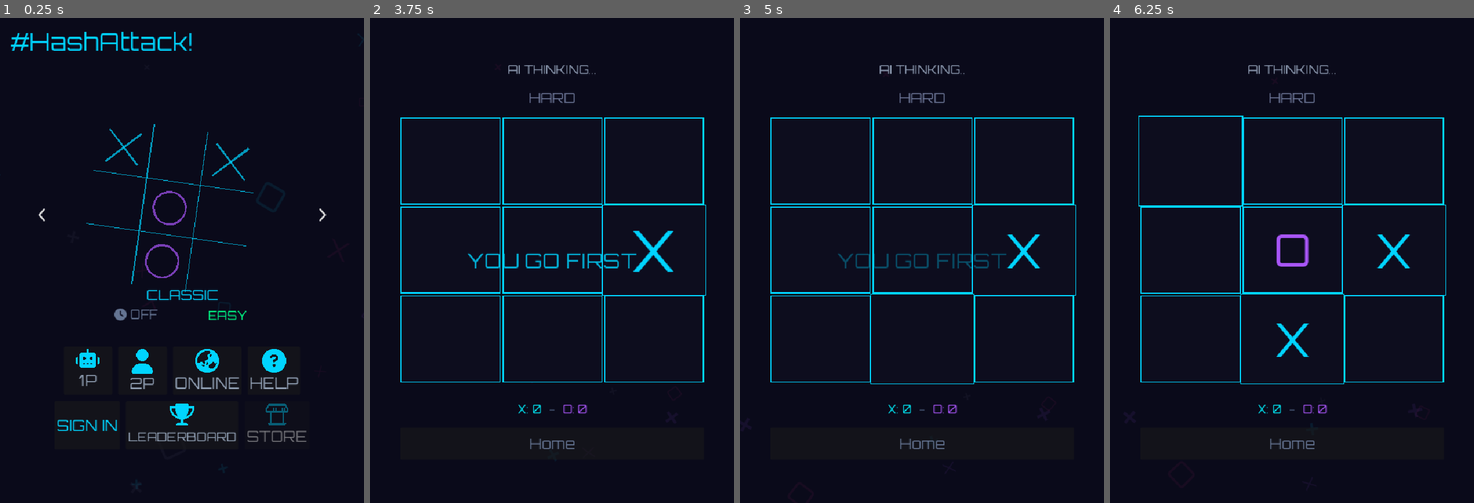
Above: before the commit, frames 1-4 (left to right).
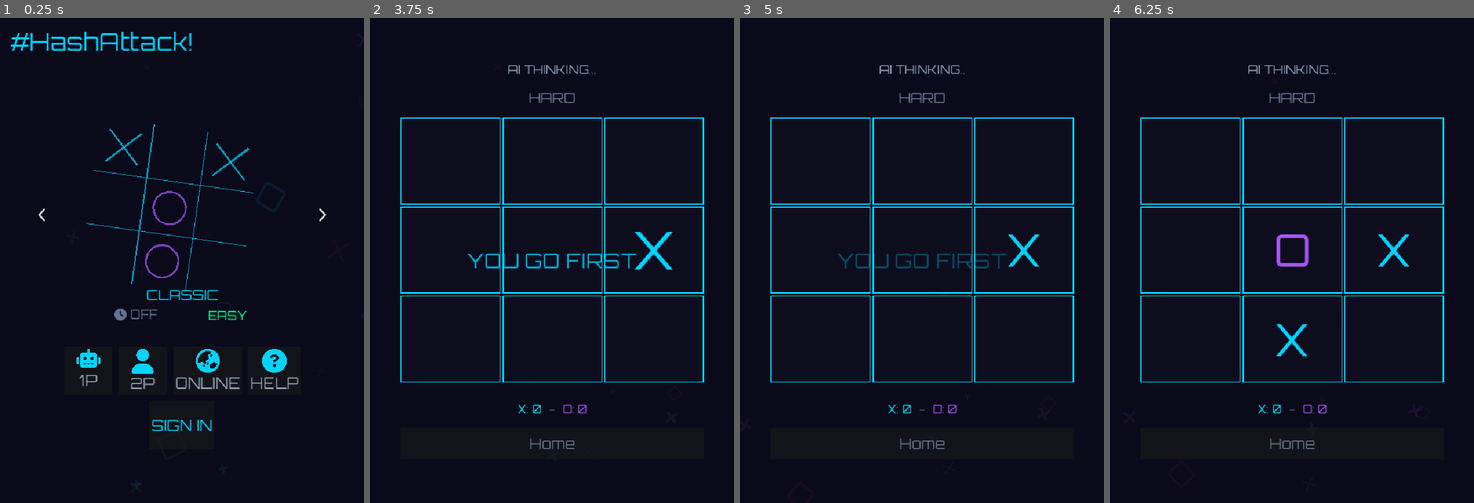
Above: after the commit, the same moments.

Repository: weilies/nexus-arcade
Game: Godot game, scene res://scenes/MainMenu.tscn
Same seed, same stepped clock (60 frames per second), same inputs: the game is played once before the commit and once after it.
Inputs (mouse positions are in pixels of both pictures, inside the frame that each line leads up to):
- Up to frame 1 (0.25 s): no input
- Up to frame 2 (3.75 s): click "2P" at 0.5 s; click "Home" at 1.25 s; click "EASY" at 2 s; click "1P" at 2.75 s; tap Enter at 3.5 s; move the mouse to (632, 236) at 3.52 s; hold Up from 3.53 s (still down); hold Enter from 3.53 s (still down); click (632, 236) at 3.67 s
- Up to frame 3 (5 s): release Up at 4.25 s; release Enter at 4.25 s; drag from (849, 284) to (903, 357) at 4.27 s
- Up to frame 4 (6.25 s): move the mouse to (1328, 153) at 5.02 s; hold Up 5.03-5.75 s; hold Enter 5.03-5.75 s; click (1328, 153) at 5.17 s; drag from (1273, 357) to (1182, 187) at 5.77 s

The runs differ from the first frame. In frame 1, 1.3% of the frame differs, in the area x 15-85%, y 68-88%; in frame 2, 0.6%; in frame 3, 0.9%; in frame 4, 1.5%, in the area x 7-93%, y 20-76%.

Commit message:
fix(hashattack): batch A — remove hover animations, hide store/leaderboard, help drag-scroll
#1 Remove animations:
- ModeTile.gd: drop mouse_entered/exited hover scale tween
- GameBoard.gd: drop _on_cell_hover (cell hover scale tween)
- Mark placement drop-in animation kept (core feedback)

#4 Hide Store + Leaderboard buttons (post-launch features):
- MainMenu.gd _ready: BtnLeaderboard.visible=false, BtnStore.visible=false

#6 Help text drag-to-scroll:
- ScrollContainer gui_input handler tracks mouse drag, updates scroll_vertical
- Handles both InputEventMouseMotion (desktop) and InputEventScreenDrag (touch)
- content Label set to MOUSE_FILTER_PASS so drag events reach ScrollContainer

Diff:
--- a/games/hashattack/scenes/GameBoard.gd
+++ b/games/hashattack/scenes/GameBoard.gd
@@ -164,17 +164,6 @@
 	for i in 9:
 		var cell = $VBoxContainer/Grid.get_child(i)
 		cell.gui_input.connect(_on_cell_input.bind(i))
-		cell.mouse_entered.connect(_on_cell_hover.bind(cell, true))
-		cell.mouse_exited.connect(_on_cell_hover.bind(cell, false))
-
-func _on_cell_hover(cell: Control, entering: bool) -> void:
-	var idx = $VBoxContainer/Grid.get_children().find(cell)
-	if idx < 0 or _state.board[idx] != GameState.Player.NONE:
-		return
-	var tween = create_tween()
-	var target_scale = Vector2(1.05, 1.05) if entering else Vector2.ONE
-	tween.tween_property(cell, "scale", target_scale, 0.1).set_trans(Tween.TRANS_QUAD)
-	cell.pivot_offset = cell.size / 2.0
 
 func _on_cell_input(event: InputEvent, cell_index: int) -> void:
 	if not event is InputEventMouseButton:
--- a/games/hashattack/scenes/MainMenu.gd
+++ b/games/hashattack/scenes/MainMenu.gd
@@ -57,6 +57,9 @@
 	_btn_help.pressed.connect(_on_help)
 	_btn_leaderboard.pressed.connect(_on_leaderboard)
 	_btn_timer.pressed.connect(_on_timer_pressed)
+	# Hide store + leaderboard buttons — deferred to post-launch
+	_btn_leaderboard.visible = false
+	$TileBar/Row2/BtnStore.visible = false
 
 	_btn_left.flat = true
 	_btn_left.text = FA6.icon("chevron-left")
@@ -311,10 +314,11 @@
 	hdr.add_child(close)
 	vbox.add_child(hdr)
 
-	# Scrollable content
+	# Scrollable content (tap-and-drag enabled)
 	var scroll := ScrollContainer.new()
 	scroll.size_flags_vertical = Control.SIZE_EXPAND_FILL
 	scroll.size_flags_horizontal = Control.SIZE_EXPAND_FILL
+	scroll.mouse_filter = Control.MOUSE_FILTER_STOP
 	vbox.add_child(scroll)
 
 	var content := Label.new()
@@ -324,7 +328,24 @@
 	content.autowrap_mode = TextServer.AUTOWRAP_WORD_SMART
 	content.custom_minimum_size = Vector2(480, 0)
 	content.size_flags_horizontal = Control.SIZE_EXPAND_FILL
+	content.mouse_filter = Control.MOUSE_FILTER_PASS
 	scroll.add_child(content)
+
+	# Drag-to-scroll: handle on the ScrollContainer
+	var drag_state := { "active": false, "last_y": 0.0 }
+	scroll.gui_input.connect(func(e: InputEvent):
+		if e is InputEventMouseButton:
+			if e.button_index == MOUSE_BUTTON_LEFT:
+				drag_state["active"] = e.pressed
+				if e.pressed:
+					drag_state["last_y"] = e.position.y
+		elif e is InputEventMouseMotion and drag_state["active"]:
+			var dy: float = e.position.y - float(drag_state["last_y"])
+			scroll.scroll_vertical -= int(dy)
+			drag_state["last_y"] = e.position.y
+		elif e is InputEventScreenDrag:
+			scroll.scroll_vertical -= int(e.relative.y)
+	)
 
 	return popup
 
--- a/games/hashattack/scripts/ModeTile.gd
+++ b/games/hashattack/scripts/ModeTile.gd
@@ -8,8 +8,6 @@
 
 func _ready() -> void:
 	custom_minimum_size = Vector2(TILE_SIZE, TILE_SIZE)
-	mouse_entered.connect(_on_hover)
-	mouse_exited.connect(_on_unhover)
 	_apply_style()
 
 func _apply_style() -> void:
@@ -17,11 +15,3 @@
 	icon_alignment = HORIZONTAL_ALIGNMENT_CENTER
 	vertical_icon_alignment = VERTICAL_ALIGNMENT_TOP
 	alignment = HORIZONTAL_ALIGNMENT_CENTER
-
-func _on_hover() -> void:
-	var t := create_tween()
-	t.tween_property(self, "scale", Vector2(1.05, 1.05), 0.12)
-
-func _on_unhover() -> void:
-	var t := create_tween()
-	t.tween_property(self, "scale", Vector2.ONE, 0.12)
